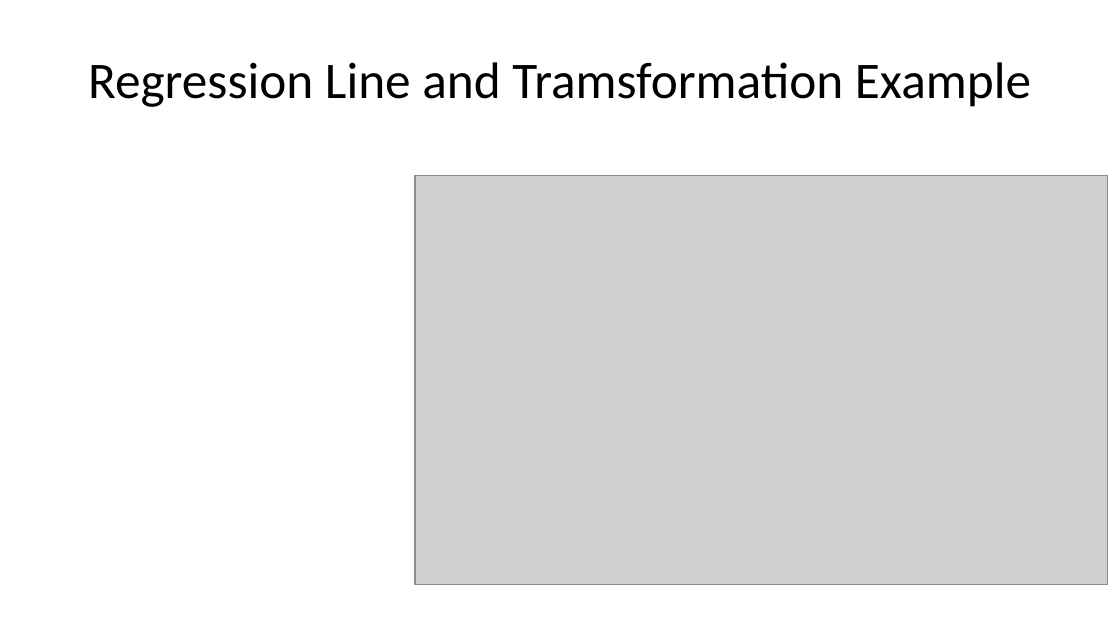
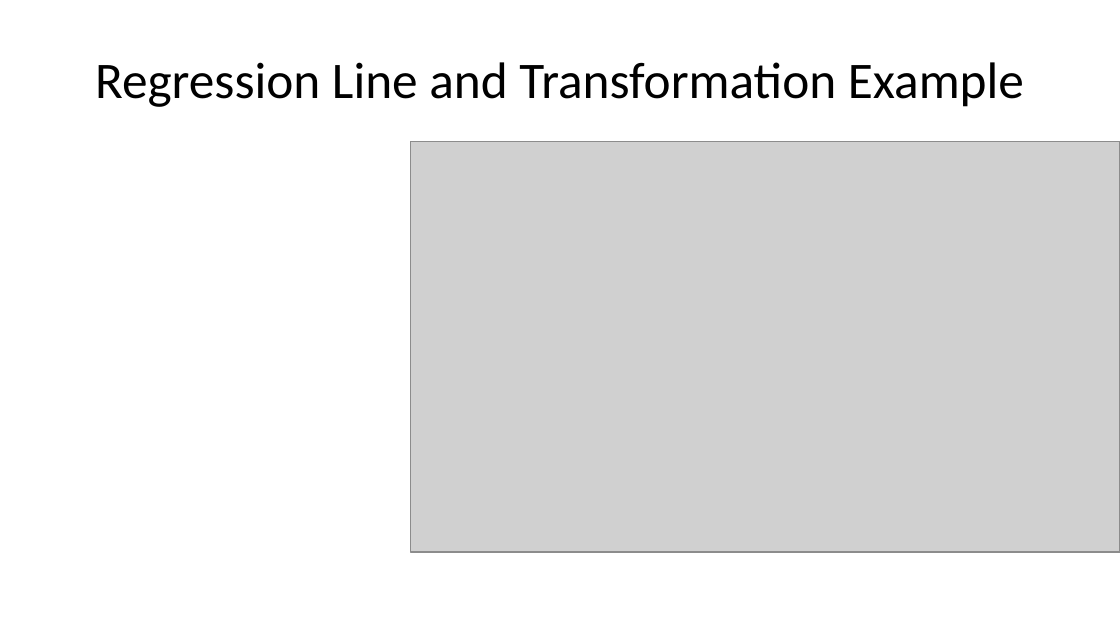
Before and after one commit to StephenElston/CSCI-E-83, a slide deck: slide 47 of LectureSlides/01_PreceptionForScientificVisualization.pptx. Drawn at 1120x630 pixels with LibreOffice and Linux fonts; fonts in the diff are those of the drawing; grey boxes stand for pictures. Boxes give left, top, right and bottom in pixels: in the first picture for what was removed or moved away, otherwise in the second. Text is boxed around its words. In the diff, an @@ line names an element or a change of style, - is before the commit and + after.

Commit message:
Updated figures in slides with correction titles

```diff
--- a/LectureSlides/01_PreceptionForScientificVisualization.pptx
+++ b/LectureSlides/01_PreceptionForScientificVisualization.pptx
@@ title at box(95, 62, 1024, 107): text changed @@
-Regression Line and Tramsformation Example
+Regression Line and Transformation Example
@@ picture: place and size @@
-picture at box(414, 176, 1108, 585)
+picture at box(411, 141, 1120, 552)
```
Also in this commit, not shown: 8 other slides changed, 1 slide added.
